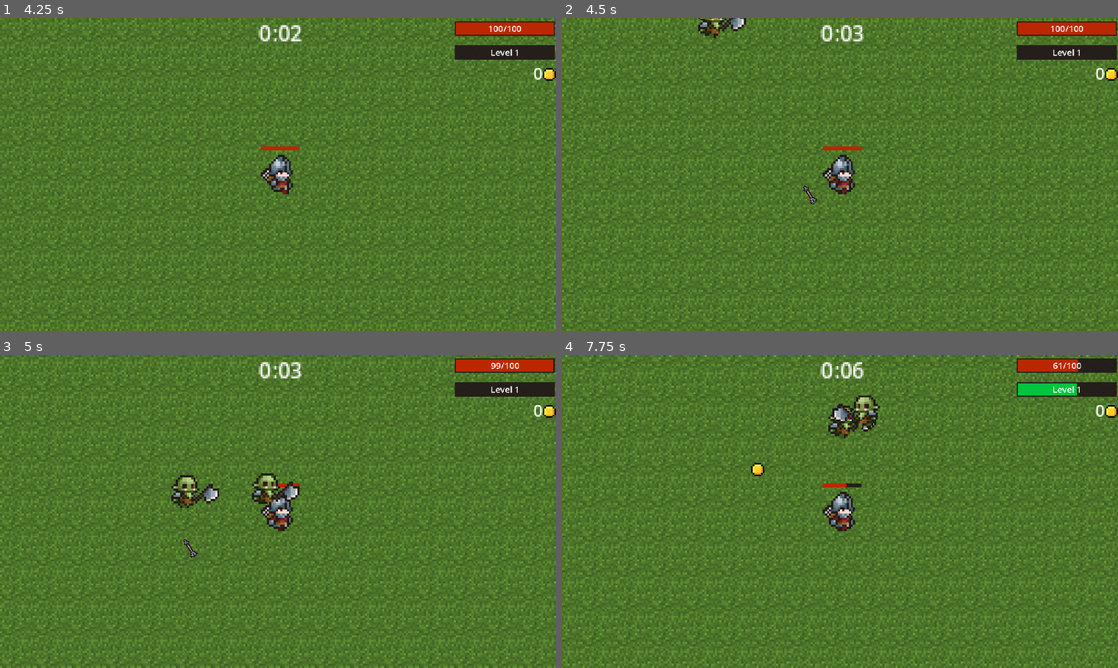
Above: before the commit, frames 1-4 (two rows, left to right).
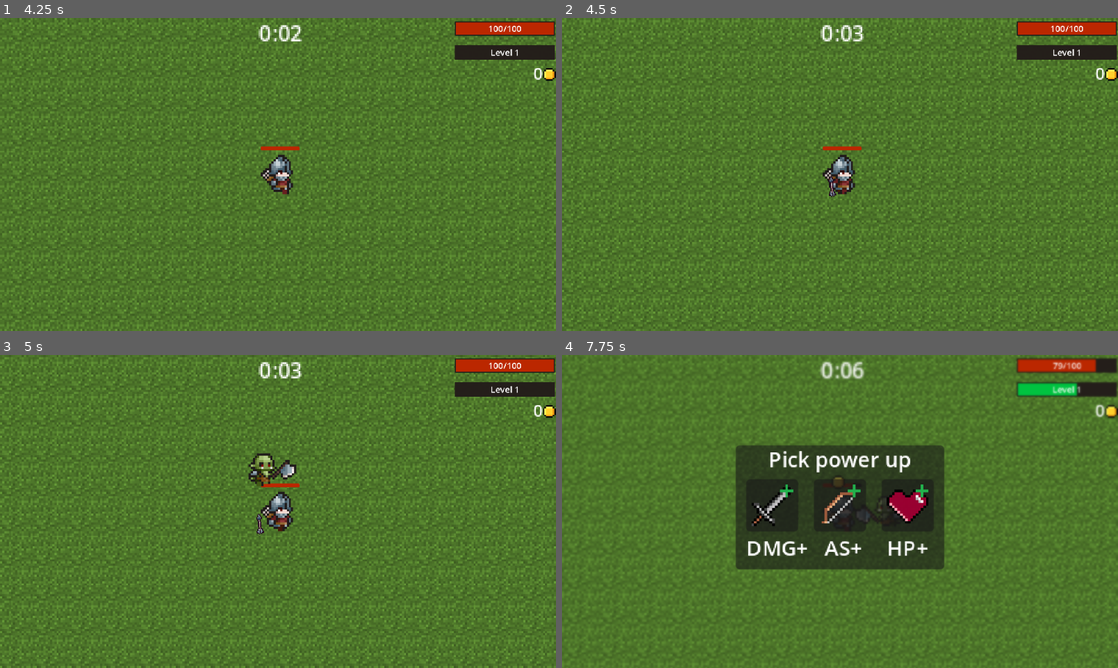
Above: after the commit, the same moments.

Repository: Qxver/Godot-Game
Game: Godot game, scene res://Menu/menu.tscn
Same seed, same stepped clock (60 frames per second), same inputs: the game is played once before the commit and once after it.
Inputs (mouse positions are in pixels of both pictures, inside the frame that each line leads up to):
- Up to frame 1 (4.25 s): click "Play" at 0.5 s; click (172, 174) at 1.25 s; tap Enter at 2 s; hold Right (move_right) 2.03-2.78 s; hold S (move_down) 2.78-3.53 s; hold Right (move_right) from 3.53 s (still down)
- Up to frame 2 (4.5 s): release Right (move_right) at 4.28 s; hold W (move_up) from 4.28 s (still down)
- Up to frame 3 (5 s): keep holding W (move_up)
- Up to frame 4 (7.75 s): release W (move_up) at 5.03 s; hold Left (move_left) 5.03-6.53 s; hold S (move_down) 6.53-7.28 s; hold Right (move_right) from 7.28 s (still down)

Frame 1 is identical in both runs. In frame 2, 0.4% of the frame differs, in the area x 24-50%, y 0-60%; in frame 3, 1.6%; in frame 4, 25%, in the area x 0-100%, y 0-100%.

Commit message:
Elite mob spawn

Diff:
--- a/orc.tscn
+++ b/Enemies/orc.tscn
@@ -1,7 +1,7 @@
 [gd_scene load_steps=21 format=3 uid="uid://0yc3abmiyyqy"]
 
 [ext_resource type="Texture2D" uid="uid://cn008dvuvaii4" path="res://Assets/Characters(100x100)/Orc/Orc/Orc-Idle.png" id="1_4gyqm"]
-[ext_resource type="Script" uid="uid://cu11rkfbyelbp" path="res://orc.gd" id="1_kapy6"]
+[ext_resource type="Script" uid="uid://cu11rkfbyelbp" path="res://Enemies/orc.gd" id="1_kapy6"]
 [ext_resource type="Texture2D" uid="uid://b1miwqfoiejgc" path="res://Assets/Characters(100x100)/Orc/Orc/Orc-Walk.png" id="2_qi2p4"]
 
 [sub_resource type="AtlasTexture" id="AtlasTexture_iifgy"]
@@ -116,9 +116,10 @@
 }]
 
 [sub_resource type="CircleShape2D" id="CircleShape2D_kapy6"]
-radius = 6.0
+radius = 7.0
 
 [sub_resource type="CircleShape2D" id="CircleShape2D_6hc3a"]
+radius = 11.0
 
 [node name="Orc" type="CharacterBody2D"]
 top_level = true
@@ -131,7 +132,7 @@
 animation = &"walk"
 
 [node name="CollisionShape2D" type="CollisionShape2D" parent="."]
-position = Vector2(0, -6)
+position = Vector2(0, -7)
 shape = SubResource("CircleShape2D_kapy6")
 
 [node name="HurtBox" type="Area2D" parent="."]
--- /dev/null
+++ b/Enemies/orc_elite.gd
@@ -0,0 +1,61 @@
+extends CharacterBody2D
+@export var hit_flash_color: Color = Color(3,3,3)
+@onready var animated_sprite: AnimatedSprite2D = $AnimatedSprite2D
+@onready var game = get_node("/root/Game")
+var original_color: Color
+
+var item_scene = preload("res://Item.tscn")
+var player
+var damage = 60.0  # mob damage
+var health = 200.0  # mob health
+var alive : bool = true
+var exp = 3000 #mob exp drop
+
+func _ready() -> void:
+	player = get_node("/root/Game/Player")
+	$AnimatedSprite2D.play("walk")
+	add_to_group("enemies")  # enemies group
+	original_color = $AnimatedSprite2D.modulate
+
+func _physics_process(delta: float) -> void:
+	if player:
+		var direction = (player.global_position - global_position).normalized()
+		velocity = direction * 40  # mob speed
+
+		$AnimatedSprite2D.flip_h = direction.x < 0  # flip sprite
+
+		move_and_slide()
+
+
+func _on_hurt_box_area_entered(area: Area2D):
+	if area.is_in_group("Attacks"):
+		var weapondamage = area.DealDamage()
+		hurt(weapondamage)
+
+func hurt(weapondamage):
+	health -= weapondamage
+	flash_white()
+	if health <= 0:
+		queue_free()
+		die()
+
+func die():
+	alive = false
+	drop_item()
+	player.get_exp(exp)
+
+func flash_white():
+	$AnimatedSprite2D.modulate = hit_flash_color
+	var timer = get_tree().create_timer(0.1)
+	timer.timeout.connect(_restore_color)
+
+func _restore_color():
+	$AnimatedSprite2D.modulate = original_color
+
+# item drops
+func drop_item():
+	var item = item_scene.instantiate()
+	item.position = position
+	item.collected.connect(game._on_coin_collected)
+	game.call_deferred("add_child", item)
+	item.add_to_group("items")
--- /dev/null
+++ b/Enemies/orc_elite.tscn
@@ -0,0 +1,151 @@
+[gd_scene load_steps=21 format=3 uid="uid://brsnloouluiuo"]
+
+[ext_resource type="Script" uid="uid://ld5wep7im8xi" path="res://Enemies/orc_elite.gd" id="1_3vqbx"]
+[ext_resource type="Texture2D" uid="uid://cn008dvuvaii4" path="res://Assets/Characters(100x100)/Orc/Orc/Orc-Idle.png" id="2_ghicq"]
+[ext_resource type="Texture2D" uid="uid://b1miwqfoiejgc" path="res://Assets/Characters(100x100)/Orc/Orc/Orc-Walk.png" id="3_ga5mp"]
+
+[sub_resource type="AtlasTexture" id="AtlasTexture_iifgy"]
+atlas = ExtResource("2_ghicq")
+region = Rect2(0, 0, 100, 100)
+
+[sub_resource type="AtlasTexture" id="AtlasTexture_epg4t"]
+atlas = ExtResource("2_ghicq")
+region = Rect2(100, 0, 100, 100)
+
+[sub_resource type="AtlasTexture" id="AtlasTexture_3yqyl"]
+atlas = ExtResource("2_ghicq")
+region = Rect2(200, 0, 100, 100)
+
+[sub_resource type="AtlasTexture" id="AtlasTexture_wujgv"]
+atlas = ExtResource("2_ghicq")
+region = Rect2(300, 0, 100, 100)
+
+[sub_resource type="AtlasTexture" id="AtlasTexture_hb8ge"]
+atlas = ExtResource("2_ghicq")
+region = Rect2(400, 0, 100, 100)
+
+[sub_resource type="AtlasTexture" id="AtlasTexture_e1ltt"]
+atlas = ExtResource("2_ghicq")
+region = Rect2(500, 0, 100, 100)
+
+[sub_resource type="AtlasTexture" id="AtlasTexture_dxifv"]
+atlas = ExtResource("3_ga5mp")
+region = Rect2(0, 0, 100, 100)
+
+[sub_resource type="AtlasTexture" id="AtlasTexture_pwjut"]
+atlas = ExtResource("3_ga5mp")
+region = Rect2(100, 0, 100, 100)
+
+[sub_resource type="AtlasTexture" id="AtlasTexture_n0g06"]
+atlas = ExtResource("3_ga5mp")
+region = Rect2(200, 0, 100, 100)
+
+[sub_resource type="AtlasTexture" id="AtlasTexture_ar8e5"]
+atlas = ExtResource("3_ga5mp")
+region = Rect2(300, 0, 100, 100)
+
+[sub_resource type="AtlasTexture" id="AtlasTexture_doop2"]
+atlas = ExtResource("3_ga5mp")
+region = Rect2(400, 0, 100, 100)
+
+[sub_resource type="AtlasTexture" id="AtlasTexture_5hcft"]
+atlas = ExtResource("3_ga5mp")
+region = Rect2(500, 0, 100, 100)
+
+[sub_resource type="AtlasTexture" id="AtlasTexture_nnovl"]
+atlas = ExtResource("3_ga5mp")
+region = Rect2(600, 0, 100, 100)
+
+[sub_resource type="AtlasTexture" id="AtlasTexture_jmwgi"]
+atlas = ExtResource("3_ga5mp")
+region = Rect2(700, 0, 100, 100)
+
+[sub_resource type="SpriteFrames" id="SpriteFrames_g2u8i"]
+animations = [{
+"frames": [{
+"duration": 1.0,
+"texture": SubResource("AtlasTexture_iifgy")
+}, {
+"duration": 1.0,
+"texture": SubResource("AtlasTexture_epg4t")
+}, {
+"duration": 1.0,
+"texture": SubResource("AtlasTexture_3yqyl")
+}, {
+"duration": 1.0,
+"texture": SubResource("AtlasTexture_wujgv")
+}, {
+"duration": 1.0,
+"texture": SubResource("AtlasTexture_hb8ge")
+}, {
+"duration": 1.0,
+"texture": SubResource("AtlasTexture_e1ltt")
+}],
+"loop": true,
+"name": &"idle",
+"speed": 5.0
+}, {
+"frames": [{
+"duration": 1.0,
+"texture": SubResource("AtlasTexture_dxifv")
+}, {
+"duration": 1.0,
+"texture": SubResource("AtlasTexture_pwjut")
+}, {
+"duration": 1.0,
+"texture": SubResource("AtlasTexture_n0g06")
+}, {
+"duration": 1.0,
+"texture": SubResource("AtlasTexture_ar8e5")
+}, {
+"duration": 1.0,
+"texture": SubResource("AtlasTexture_doop2")
+}, {
+"duration": 1.0,
+"texture": SubResource("AtlasTexture_5hcft")
+}, {
+"duration": 1.0,
+"texture": SubResource("AtlasTexture_nnovl")
+}, {
+"duration": 1.0,
+"texture": SubResource("AtlasTexture_jmwgi")
+}],
+"loop": true,
+"name": &"walk",
+"speed": 5.0
+}]
+
+[sub_resource type="CircleShape2D" id="CircleShape2D_kapy6"]
+radius = 13.0
+
+[sub_resource type="CircleShape2D" id="CircleShape2D_3vqbx"]
+radius = 22.0227
+
+[node name="OrcElite" type="CharacterBody2D"]
+top_level = true
+motion_mode = 1
+script = ExtResource("1_3vqbx")
+
+[node name="AnimatedSprite2D" type="AnimatedSprite2D" parent="."]
+position = Vector2(-1, -7)
+scale = Vector2(1.75, 1.75)
+sprite_frames = SubResource("SpriteFrames_g2u8i")
+animation = &"walk"
+frame = 4
+frame_progress = 0.465015
+
+[node name="CollisionShape2D" type="CollisionShape2D" parent="."]
+position = Vector2(0, -8)
+shape = SubResource("CircleShape2D_kapy6")
+
+[node name="HurtBox" type="Area2D" parent="."]
+collision_layer = 4
+collision_mask = 4
+
+[node name="CollisionShape2D" type="CollisionShape2D" parent="HurtBox"]
+position = Vector2(0, -8)
+shape = SubResource("CircleShape2D_3vqbx")
+debug_color = Color(0.623529, 0.662745, 0.576471, 0.419608)
+
+[connection signal="area_entered" from="HurtBox" to="." method="_on_hurt_box_area_entered"]
+[connection signal="body_entered" from="HurtBox" to="." method="_on_hurt_box_body_entered"]
--- a/game.gd
+++ b/game.gd
@@ -4,15 +4,24 @@
 var item_scene = preload("res://Item.tscn")
 
 # spawn enemy randomly on path2D set outside of player's vision
-func spawn_enemy() -> void:
-	var enemy = preload("res://orc.tscn").instantiate()
+func spawn_orc() -> void:
+	var orc = preload("res://Enemies/orc.tscn").instantiate()
 	%PathFollow2D.progress_ratio = randf()
-	enemy.global_position = %PathFollow2D.global_position
-	add_child(enemy)
+	orc.global_position = %PathFollow2D.global_position
+	add_child(orc)
+
+func spawn_elite() -> void:
+	var elite = preload("res://Enemies/orc_elite.tscn").instantiate()
+	%PathFollow2D.progress_ratio = randf()
+	elite.global_position = %PathFollow2D.global_position
+	add_child(elite)
 
 # spawn enemy timer
-func _on_timer_timeout() -> void:
-	spawn_enemy()
+func _on_timer_mob_spawn_timeout() -> void:
+	spawn_orc()
+
+func _on_timer_elite_spawn_timeout() -> void:
+	spawn_elite()
 
 # screen timer
 var elapsed_time: int= 0  # time (seconds)
--- a/game.tscn
+++ b/game.tscn
@@ -168,9 +168,15 @@
 unique_name_in_owner = true
 autostart = true
 
+[node name="TimerEliteSpawn" type="Timer" parent="."]
+unique_name_in_owner = true
+wait_time = 30.0
+autostart = true
+
 [connection signal="health_depleted" from="Player" to="." method="_on_player_health_depleted"]
 [connection signal="levelup" from="Player" to="." method="_on_player_levelup"]
 [connection signal="timeout" from="Player/Camera2D/TimeLabel/Timer" to="." method="_on_timer_timeout2"]
 [connection signal="collected" from="Player/Camera2D/Coin" to="." method="_on_coin_collected"]
 [connection signal="as_up" from="Menus/LevelUP" to="Player" method="_on_level_up_as_up"]
-[connection signal="timeout" from="TimerMobSpawn" to="." method="_on_timer_timeout"]
+[connection signal="timeout" from="TimerMobSpawn" to="." method="_on_timer_mob_spawn_timeout"]
+[connection signal="timeout" from="TimerEliteSpawn" to="." method="_on_timer_elite_spawn_timeout"]
Renamed: orc.gd -> Enemies/orc.gd
Renamed: orc.gd.uid -> Enemies/orc.gd.uid
Not shown, added: Enemies/orc_elite.gd.uid
